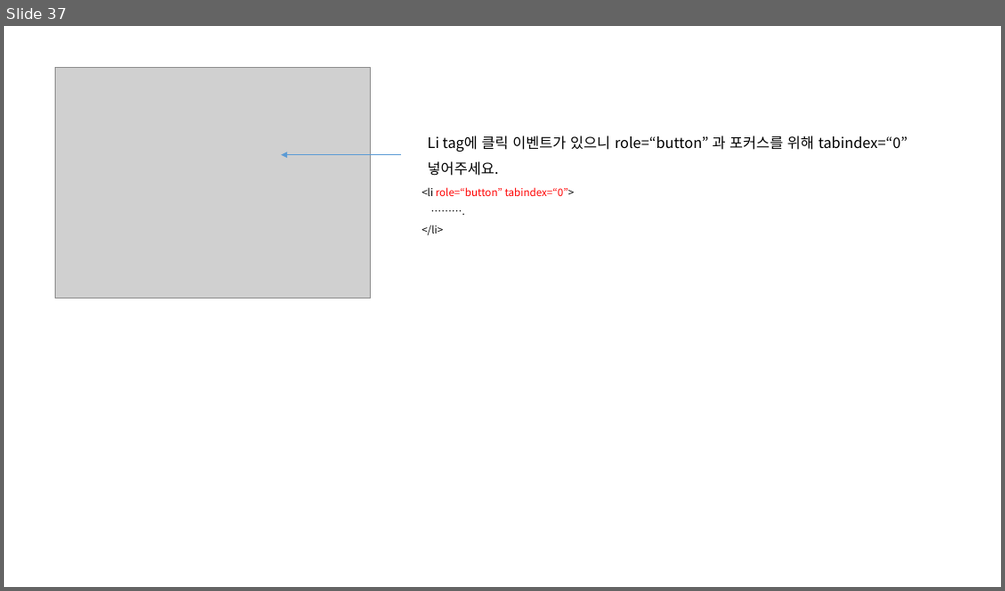
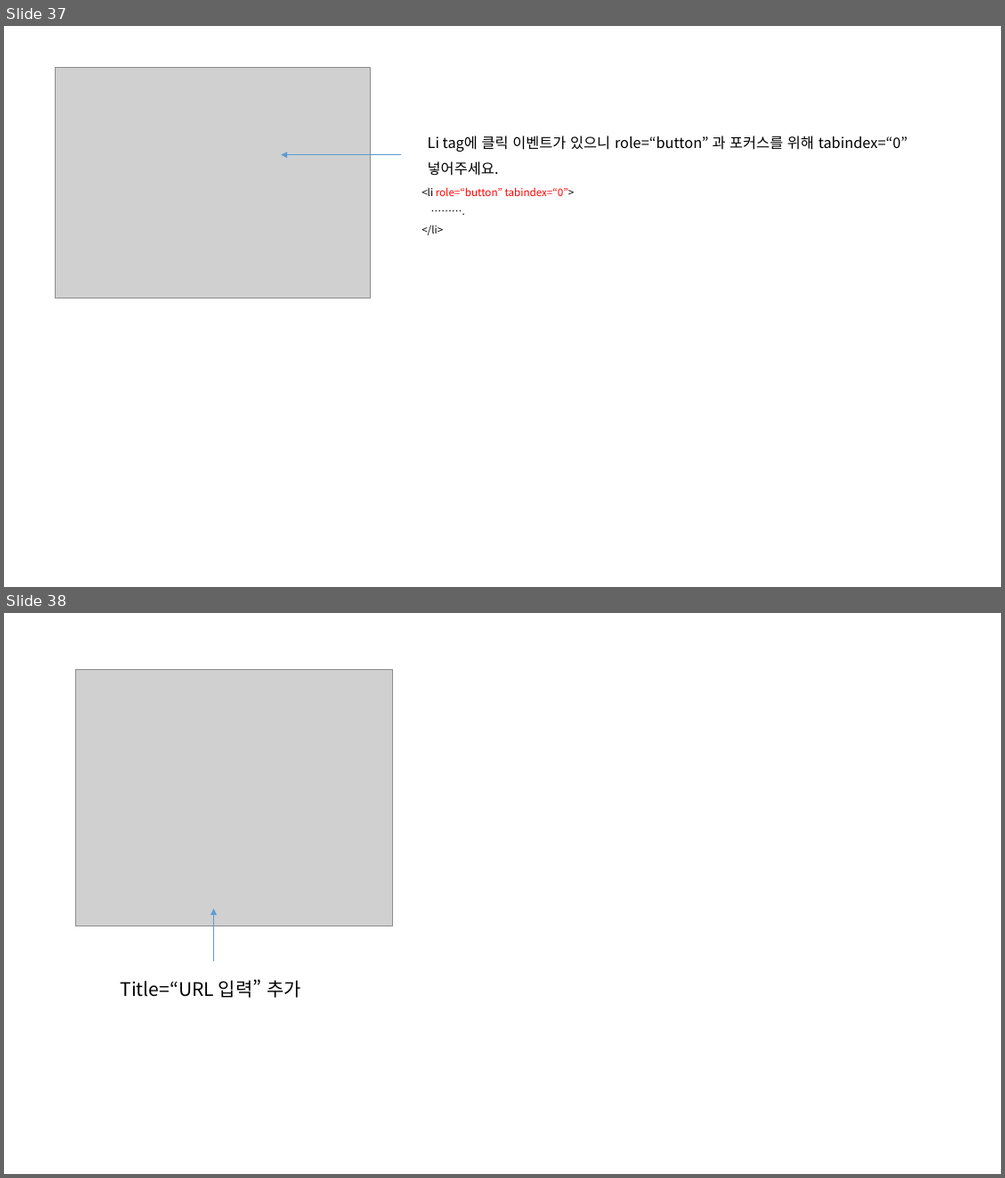
Before and after one commit to jeoungGyy/sejong, a slide deck: ppt/웹접근성 오류 체크(운영).pptx. Shown one above the other, each under a label of ours: slide 37 before the commit, slides 37 and 38 after it. The pictures are 1005x591 and 1005x1178 pixels, drawn with LibreOffice and Linux fonts; fonts in the diff are those of the drawing; grey boxes stand for pictures. Boxes give left, top, right and bottom in pixels: in the first picture for what was removed or moved away, otherwise in the second. Text is boxed around its words. In the diff, an @@ line names an element or a change of style, - is before the commit and + after.

Commit message:
웹접근성 오류 체크(운영) 추가

```diff
--- a/ppt/웹접근성 오류 체크(운영).pptx
+++ b/ppt/웹접근성 오류 체크(운영).pptx
@@ slide 38 added at (4,613,1001,1174), background #FFFFFF @@
@@ picture added at (76,670,392,926) @@
@@ arrow added from (213, 962) to (213, 909), #5B9BD5 0.5 pt @@
@@ text added at (121,979,301,997), 18 pt, text #000000 @@
+Title=“URL 입력” 추가
```
